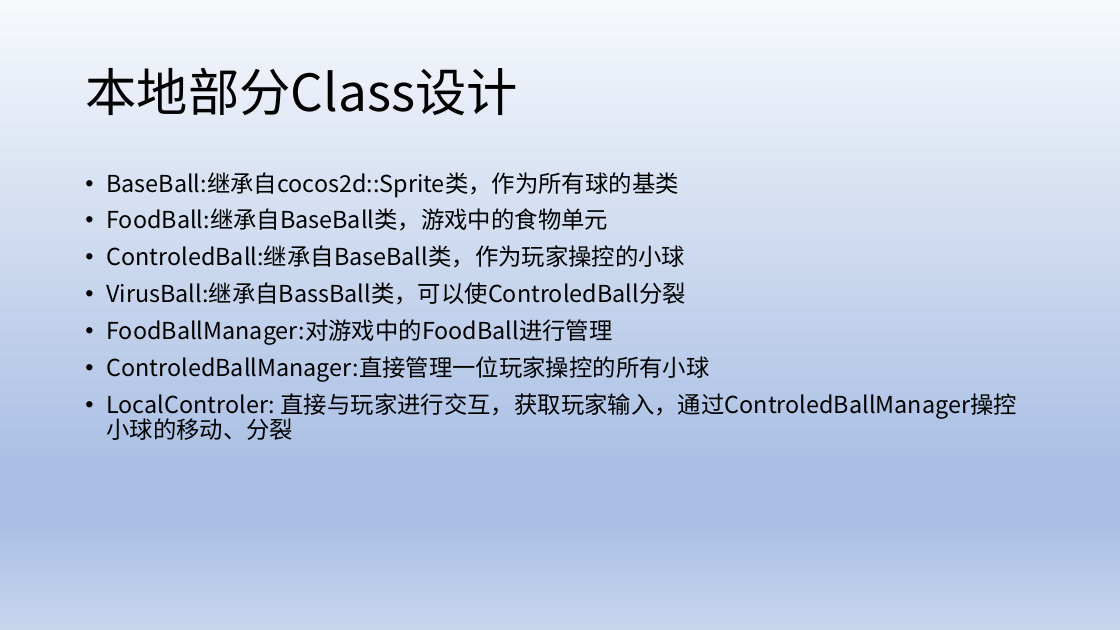
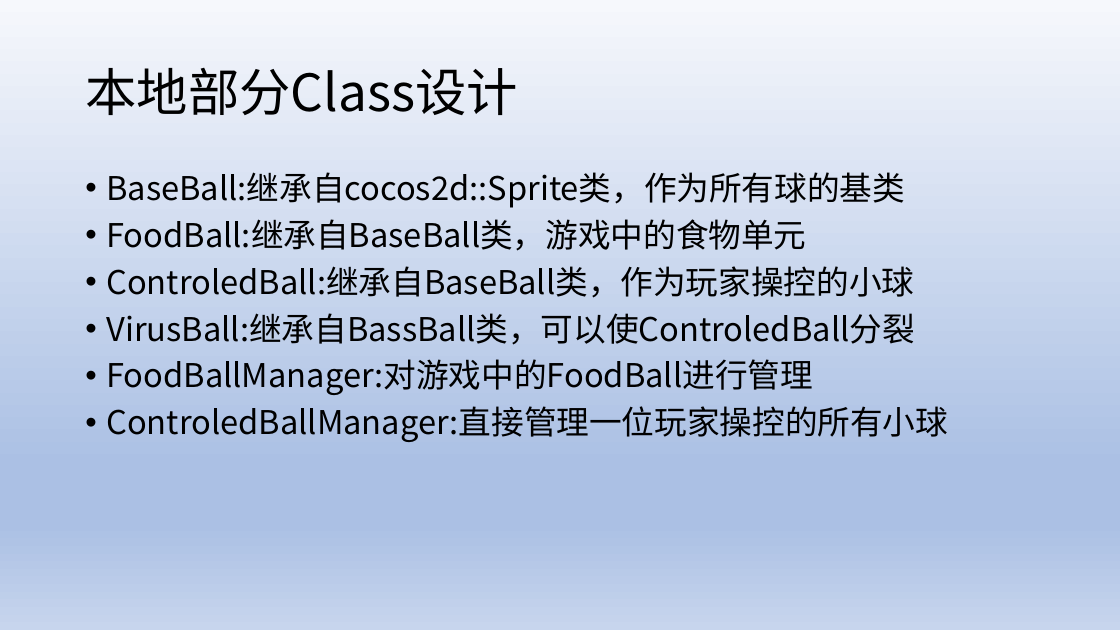
Before and after one commit to Lanture1064/BUBG, a slide deck: slide 5 of doc/答辩.pptx (slide 4 before the commit). Drawn at 1120x630 pixels with LibreOffice and Linux fonts; fonts in the diff are those of the drawing. Boxes give left, top, right and bottom in pixels: in the first picture for what was removed or moved away, otherwise in the second. Text is boxed around its words. In the diff, an @@ line names an element or a change of style, - is before the commit and + after.

```diff
--- a/doc/答辩.pptx
+++ b/doc/答辩.pptx
@@ text "BaseBall:继承自cocos2d::Sprite类，作为所有球的基类" at [106, 172, 948, 442]: size 20 to 28 pt @@
@@ text at [106, 393, 1017, 440]: paragraph removed @@
-• LocalControler: 直接与玩家进行交互，获取玩家输入，通过ControledBallManager操控小球的移动、分裂
```
Also in this commit, not shown: 2 other slides changed, 2 slides added.
